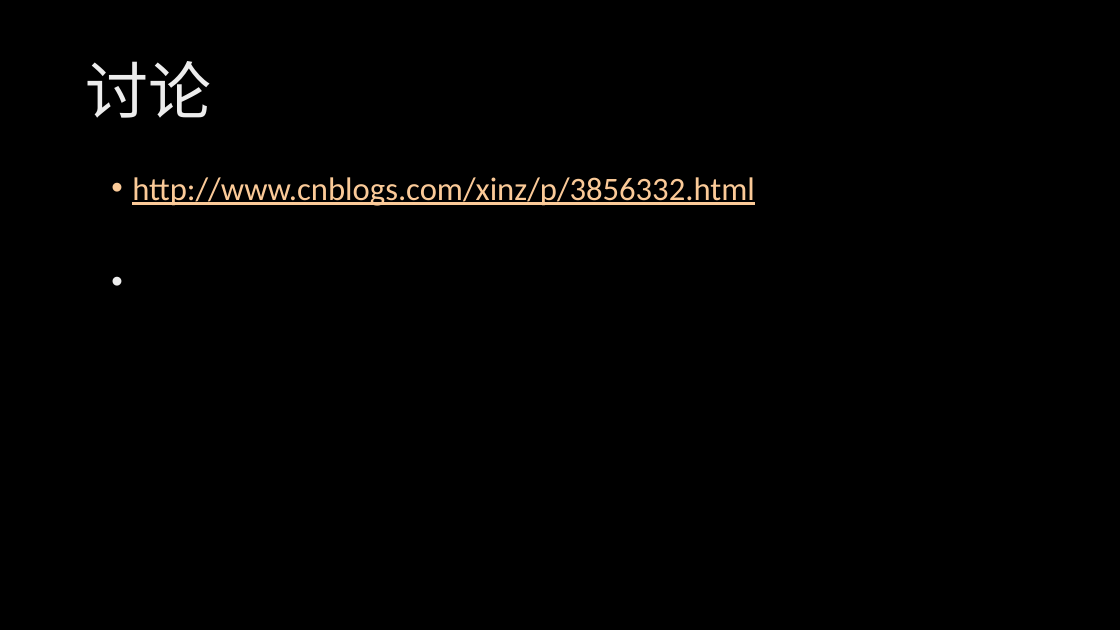
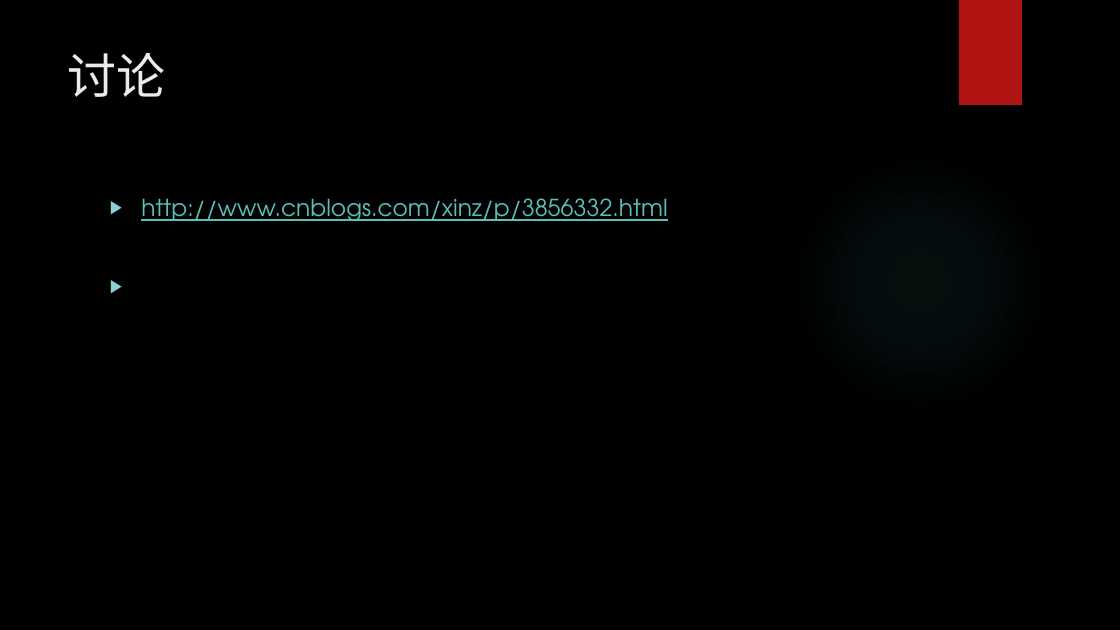
Before and after one commit to xinase/ASE, a slide deck: slide 44 of chapter13/ASE_13_Testing.pptx. Drawn at 1120x630 pixels with LibreOffice and Linux fonts; fonts in the diff are those of the drawing; background and template pictures are left out. Boxes give left, top, right and bottom in pixels: in the first picture for what was removed or moved away, otherwise in the second. Text is boxed around its words. In the diff, an @@ line names an element or a change of style, - is before the commit and + after.

```diff
--- a/chapter13/ASE_13_Testing.pptx
+++ b/chapter13/ASE_13_Testing.pptx
@@ rectangle added at <box>959,0,1022,105</box>, fill #B01513 @@
@@ title "讨论": place and size @@
-title "讨论" at <box>85,61,211,118</box>
+title "讨论" at <box>68,53,166,97</box>
@@ title "讨论" at <box>68,53,166,97</box>: size 54 to 42 pt, font Calibri to TeX Gyre Adventor, text colour gradient #BFBFBF to #EDEDED to #FFFFFF to #EBEBEB; line spacing 0.9 to 1; vertical alignment middle to top @@
@@ text "http://www.cnblogs.com/xinz/p/3856332.html": place and size @@
-text "http://www.cnblogs.com/xinz/p/3856332.html" at <box>132,177,755,206</box>
+text "http://www.cnblogs.com/xinz/p/3856332.html" at <box>141,198,667,221</box>
@@ text "http://www.cnblogs.com/xinz/p/3856332.html" at <box>141,198,667,221</box>: size 28 to 20 pt, font Calibri to TeX Gyre Adventor, text colour #FBCA98 to #58C1BA; bullet • to ▶; line spacing 0.9 to 1 @@
```
Also in this commit, not shown: 43 other slides changed.
